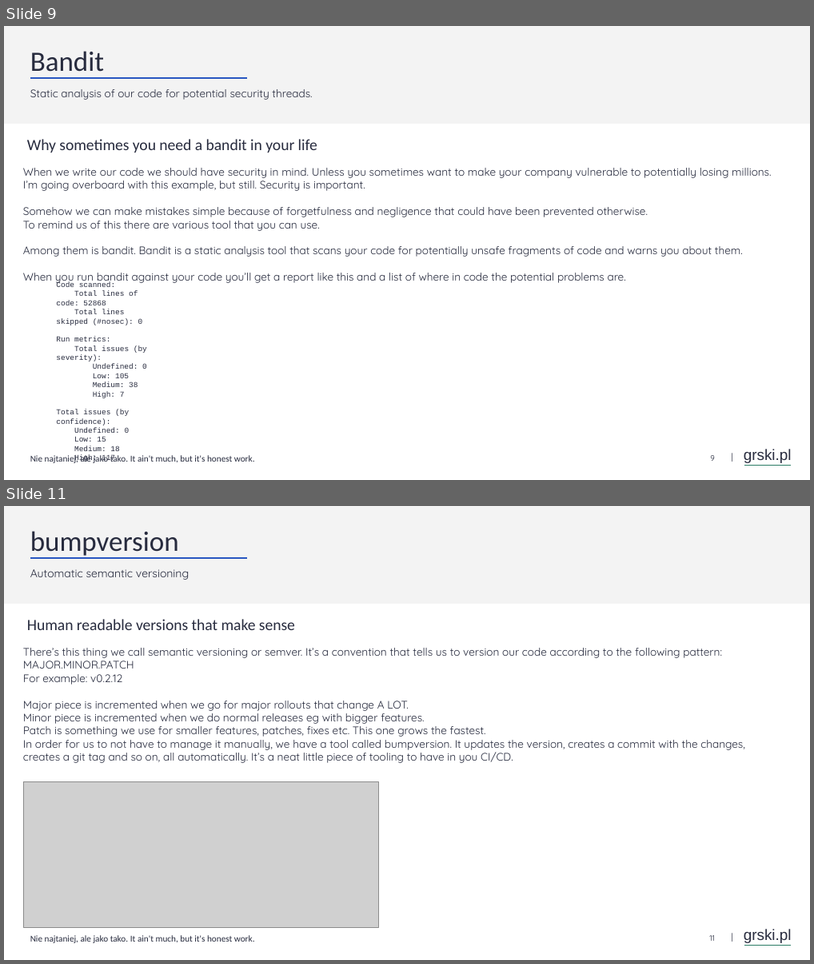
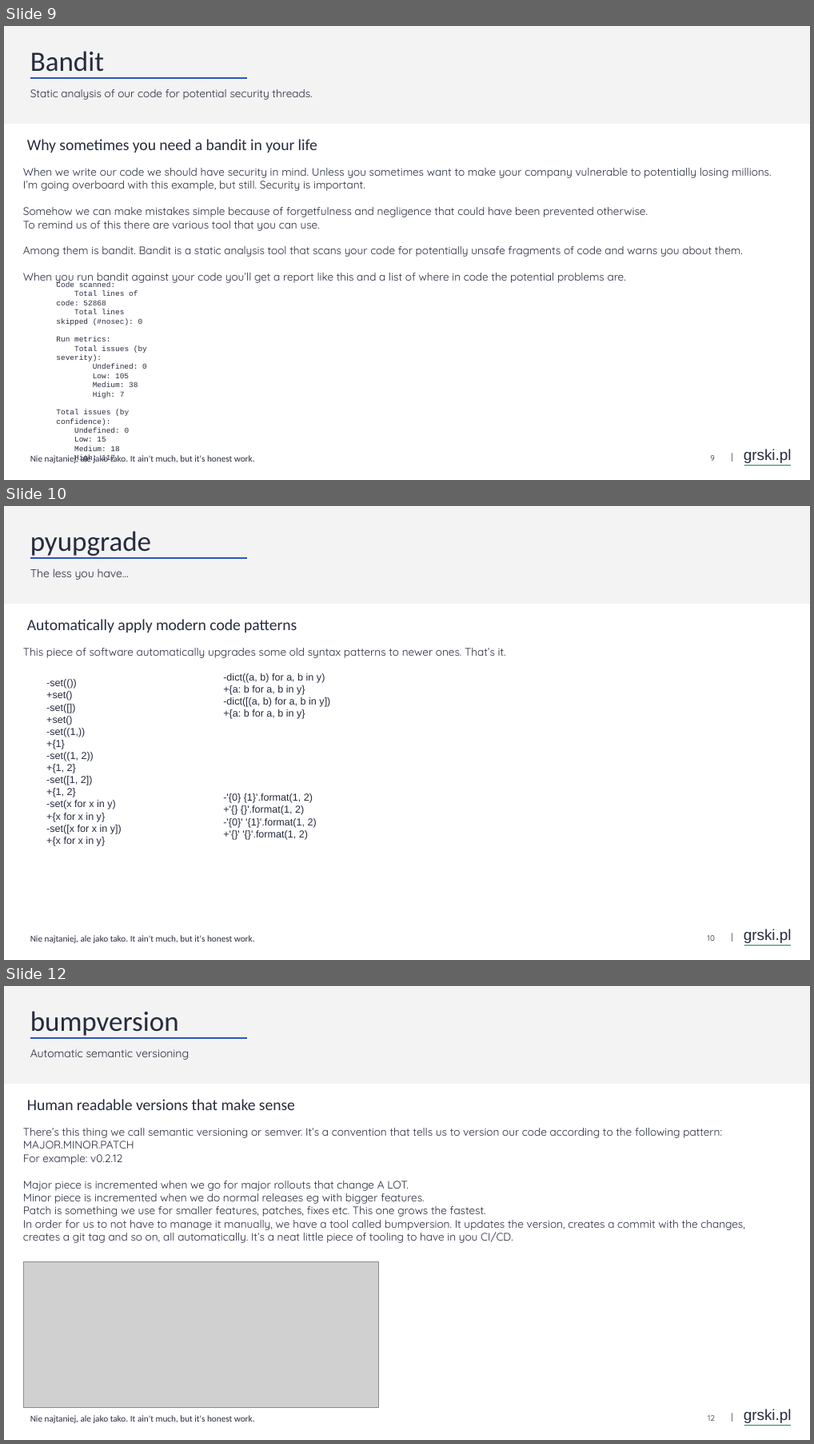
Before and after one commit to grski/knowledge, a slide deck: presentations/Black, isort, bandit and other tools.pptx. Shown one above the other, each under a label of ours: slides 9 and 11 before the commit, slides 9, 10 and 12 after it; the slides between them are not shown. The pictures are 814x964 and 814x1444 pixels, drawn with LibreOffice and Linux fonts; fonts in the diff are those of the drawing; grey boxes stand for pictures. Boxes give left, top, right and bottom in pixels: in the first picture for what was removed or moved away, otherwise in the second. Text is boxed around its words. In the diff, an @@ line names an element or a change of style, - is before the commit and + after.

```diff
--- a/presentations/Black, isort, bandit and other tools.pptx
+++ b/presentations/Black, isort, bandit and other tools.pptx
@@ slide 10 added at [4,506,810,960], background #FFFFFF; not listed: 6 template elements that a slide beside it also shows @@
@@ title added at [30,531,151,558], 33.3 pt, text #272B3E @@
+pyupgrade
@@ subtitle added at [30,568,129,580], 13.3 pt, text #272B3E @@
+The less you have…
@@ line added from (30, 558) to (247, 558), #2856C1 2.25 pt @@
@@ subtitle added at [27,619,297,632], 18.7 pt, text #272B3E @@
+Automatically apply modern code patterns
@@ text added at [23,648,506,658], 13 pt, text #272B3E @@
+This piece of software automatically upgrades some old syntax patterns to newer ones. That’s it.
@@ text added at [223,673,330,719], 12 pt, text #272B3E @@
+-dict((a, b) for a, b in y)
++{a: b for a, b in y}
+-dict([(a, b) for a, b in y])
++{a: b for a, b in y}
@@ text added at [46,679,122,846], 12 pt, text #272B3E @@
+-set(())
++set()
+-set([])
++set()
+-set((1,))
++{1}
+-set((1, 2))
++{1, 2}
+-set([1, 2])
++{1, 2}
+-set(x for x in y)
++{x for x in y}
+-set([x for x in y])
++{x for x in y}
@@ text added at [223,793,317,840], 12 pt, text #272B3E @@
+-'{0} {1}'.format(1, 2)
++'{} {}'.format(1, 2)
+-'{0}' '{1}'.format(1, 2)
++'{}' '{}'.format(1, 2)
@@ what was slide 11 is now slide 12 @@
@@ page number at [708,1415,715,1420]: text changed @@
-11
+12
```
Also in this commit, not shown: 1 slide changed, 2 other files.
